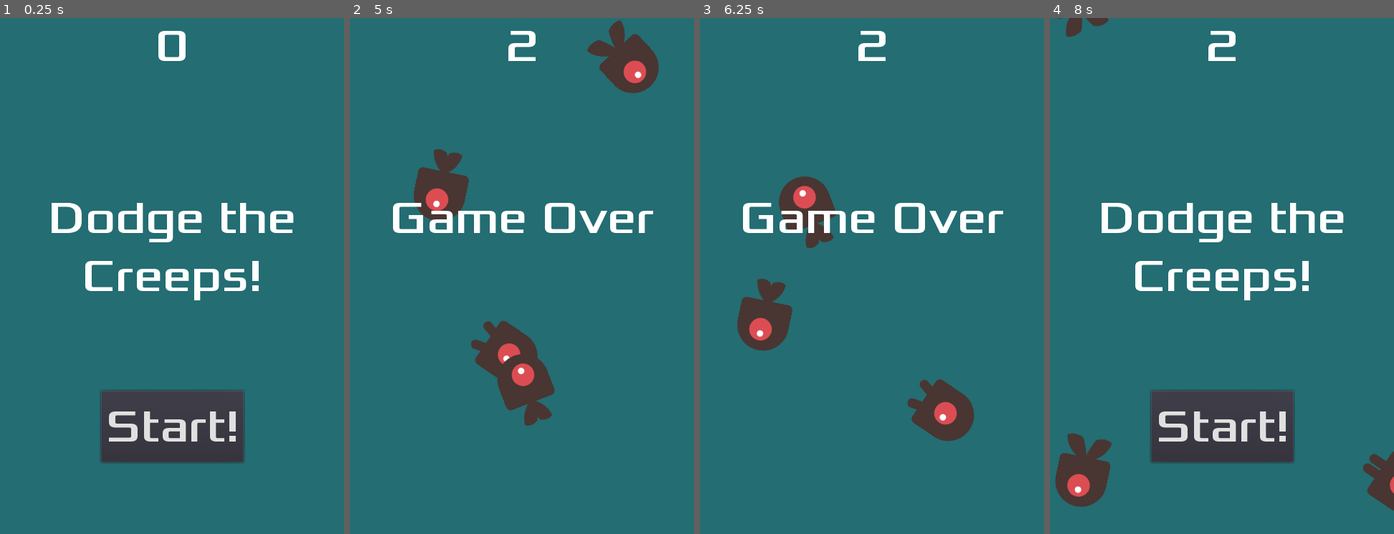
Above: before the commit, frames 1-4 (left to right).
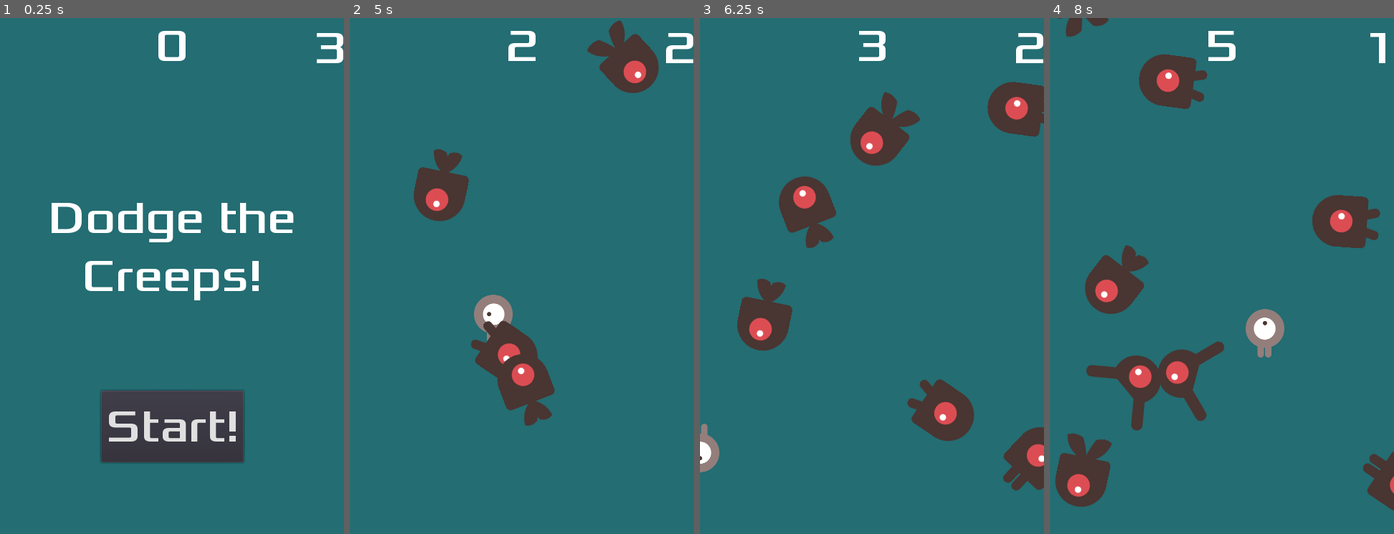
Above: after the commit, the same moments.

Repository: esper6/My-First-2D-Game
Game: Godot game, scene res://Main.tscn
Same seed, same stepped clock (60 frames per second), same inputs: the game is played once before the commit and once after it.
Inputs:
- Up to frame 1 (0.25 s): no input
- Up to frame 2 (5 s): click "Start!" at 0.5 s; tap Enter (start_game) at 1.25, 1.35, 2.1, 2.85, 3.6, 4.35 s; hold Right (move_right) 1.28-2.03 s; hold Down (move_down) 2.03-2.78 s; hold Right (move_right) 2.78-3.53 s; hold Up (move_up) 3.53-4.28 s; hold Left (move_left) from 4.28 s (still down)
- Up to frame 3 (6.25 s): tap Enter (start_game) at 5.1, 5.85 s; release Left (move_left) at 5.78 s; hold Down (move_down) from 5.78 s (still down)
- Up to frame 4 (8 s): release Down (move_down) at 6.53 s; hold Right (move_right) 6.53-7.28 s; tap Enter (start_game) at 6.6, 7.35 s; hold Up (move_up) from 7.28 s (still down)

The runs differ from the first frame. In frame 1, 0.2% of the frame differs, in the area x 92-100%, y 2-9%; in frame 2, 2.5%; in frame 3, 6.6%; in frame 4, 16%, in the area x 10-98%, y 2-87%.

Commit message:
Health 1

Diff:
--- a/HUD.tscn
+++ b/HUD.tscn
@@ -48,6 +48,14 @@
 shortcut = SubResource( 3 )
 text = "Start!"
 
+[node name="Health" type="Label" parent="."]
+margin_left = 437.0
+margin_top = 3.0
+margin_right = 477.0
+margin_bottom = 17.0
+custom_fonts/font = SubResource( 1 )
+text = "3"
+
 [node name="MessageTimer" type="Timer" parent="."]
 wait_time = 2.0
 one_shot = true
--- a/Main.gd
+++ b/Main.gd
@@ -2,8 +2,8 @@
 
 
 export(PackedScene) var mob_scene
-var score
-
+var score: int
+var health := 3
 
 func _ready():
 	randomize()
@@ -23,8 +23,12 @@
 	$Music.stop()
 	$DeathSound.play()
 
+
 func new_game():
 	score = 0
+	health = 3
+	$HUD/Health.set_text(str(health))
+
 	$Player.start($StartPosition.position)
 	$StartTimer.start()
 
@@ -70,3 +74,12 @@
 	# Spawn the mob by adding it to the Main scene
 	add_child(mob)
 	print(mob)
+
+
+func _on_Player_hit():
+	health -= 1
+	if health <= 0:
+		$HUD/Health.set_text(str(health))
+		game_over()
+	else:
+		$HUD/Health.set_text(str(health))
--- a/Main.tscn
+++ b/Main.tscn
@@ -51,7 +51,7 @@
 [node name="DeathSound" type="AudioStreamPlayer" parent="."]
 stream = ExtResource( 6 )
 
-[connection signal="hit" from="Player" to="." method="game_over"]
+[connection signal="hit" from="Player" to="." method="_on_Player_hit"]
 [connection signal="timeout" from="StartTimer" to="." method="_on_StartTimer_timeout"]
 [connection signal="timeout" from="ScoreTimer" to="." method="_on_ScoreTimer_timeout"]
 [connection signal="timeout" from="MobTimer" to="." method="_on_MobTimer_timeout"]
--- a/Player.gd
+++ b/Player.gd
@@ -3,7 +3,7 @@
 
 export var speed = 400
 var screen_size
-
+var _invincibility: bool
 
 func _ready():
 	screen_size = get_viewport_rect().size
@@ -45,11 +45,24 @@
 		$AnimatedSprite.flip_v = velocity.y > 0
 
 
+func flash():
+	# code to make player sprite flash
+	var tween = Tween.new()
+	tween.interpolate_property(get_node("Player"), "modulate", Color("white"), Color("red"), 0.1, Tween.TRANS_LINEAR, Tween.EASE_IN_OUT)
+	add_child(tween)
+	tween.start()
+
+func set_invincibility(invincibility):
+	# set invincibility status
+	_invincibility = invincibility
 
 func _on_Player_body_entered(body):
-	hide()
+	#hide()
+	flash()
+	print("flash")
+	set_invincibility(true)
 	emit_signal("hit")
-	$CollisionShape2D.set_deferred("disabled", true)
+	#$CollisionShape2D.set_deferred("disabled", true)
 
 
 func start(pos):
